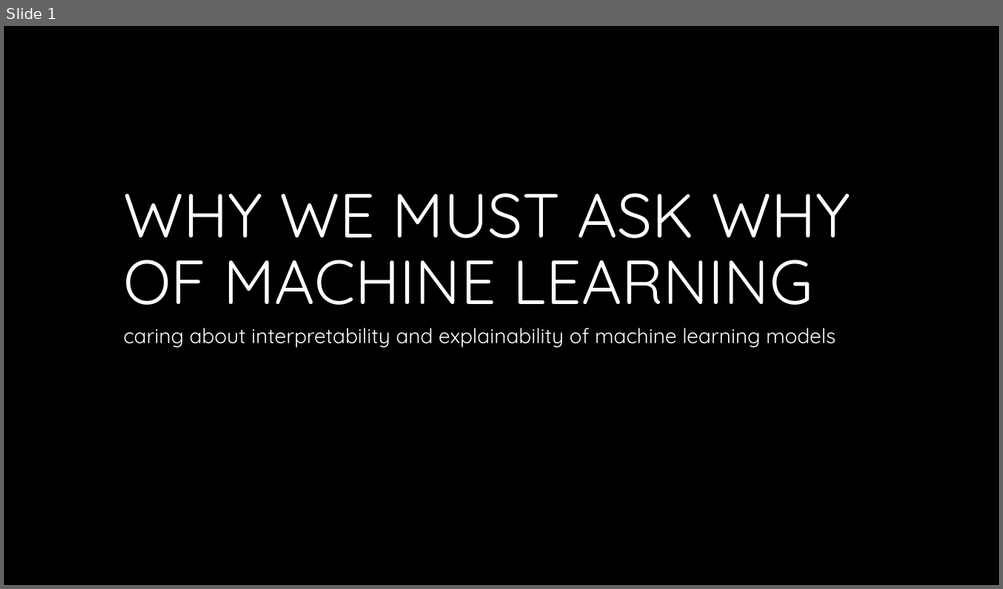
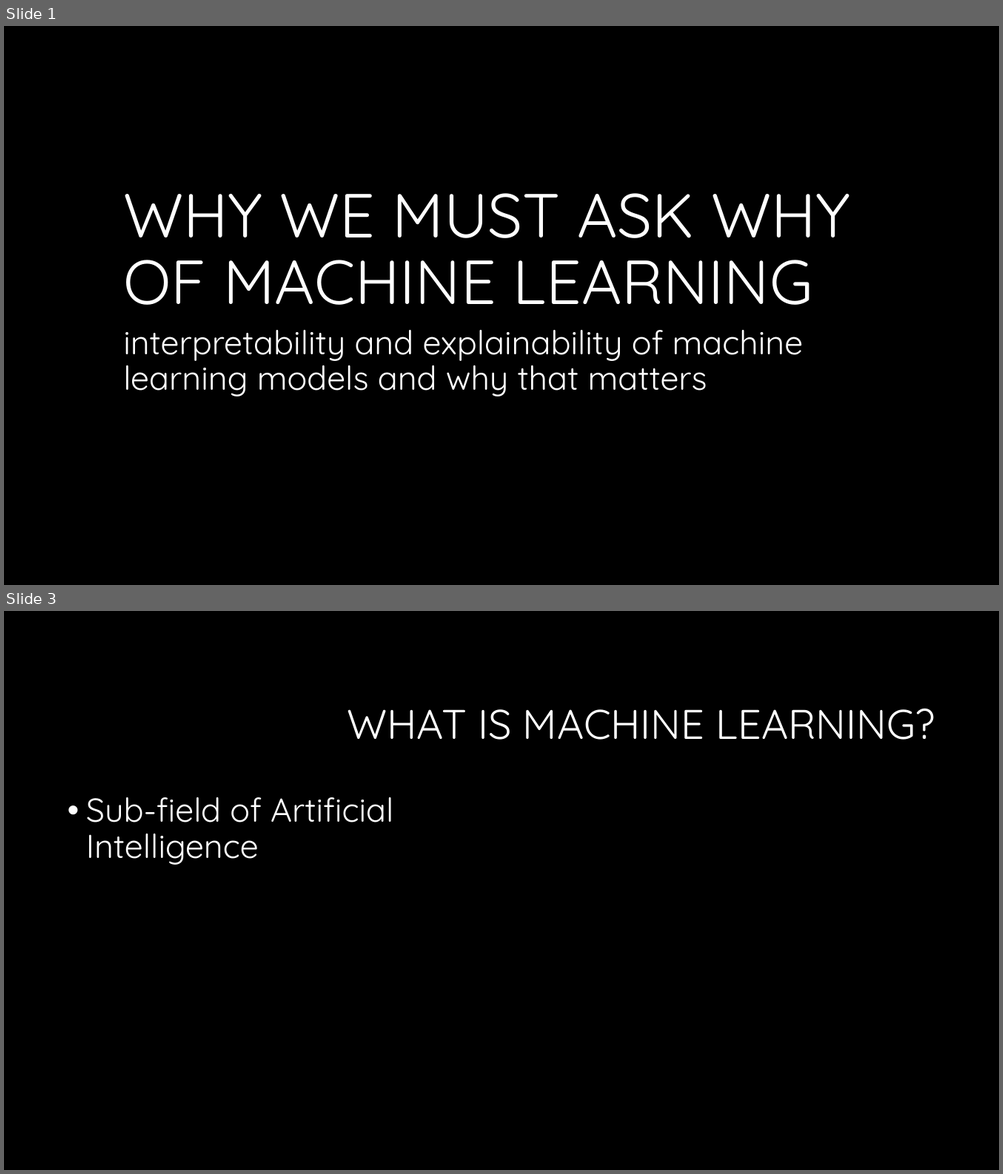
Before and after one commit to newmancodes/why-we-must-ask-why-of-machine-learning, a slide deck: Why We Must Ask Why of Machine Learning.pptx. Shown one above the other, each under a label of ours: slide 1 before the commit, slides 1 and 3 after it; the slides between them are not shown. The pictures are 1003x589 and 1003x1174 pixels, drawn with LibreOffice and Linux fonts; fonts in the diff are those of the drawing; background and template pictures are left out. Boxes give left, top, right and bottom in pixels: in the first picture for what was removed or moved away, otherwise in the second. Text is boxed around its words. In the diff, an @@ line names an element or a change of style, - is before the commit and + after.

```diff
--- a/Why We Must Ask Why of Machine Learning.pptx
+++ b/Why We Must Ask Why of Machine Learning.pptx
@@ slide 3 added at box(4, 611, 999, 1170), background #000000 @@
@@ title added at box(347, 708, 936, 740), 40 pt, text #FFFFFF @@
+WHAT IS MACHINE LEARNING?
@@ text added at box(86, 797, 393, 865), 32 pt, text #FFFFFF @@
+• Sub-field of Artificial Intelligence
@@ slide 1 changed as well @@
@@ subtitle at box(123, 330, 803, 397): text changed; size 20 to 32 pt @@
-caring about interpretability and explainability of machine learning models
+interpretability and explainability of machine learning models and why that matters
```
Also in this commit, not shown: 5 other slides added, 1 slide removed.
